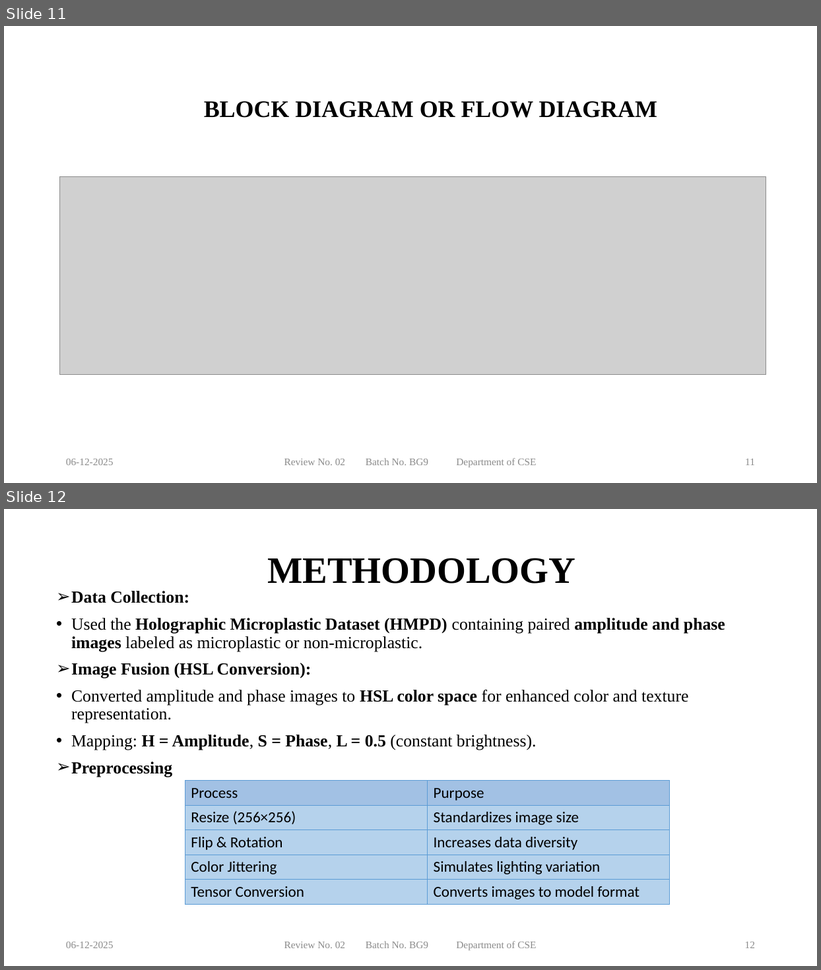
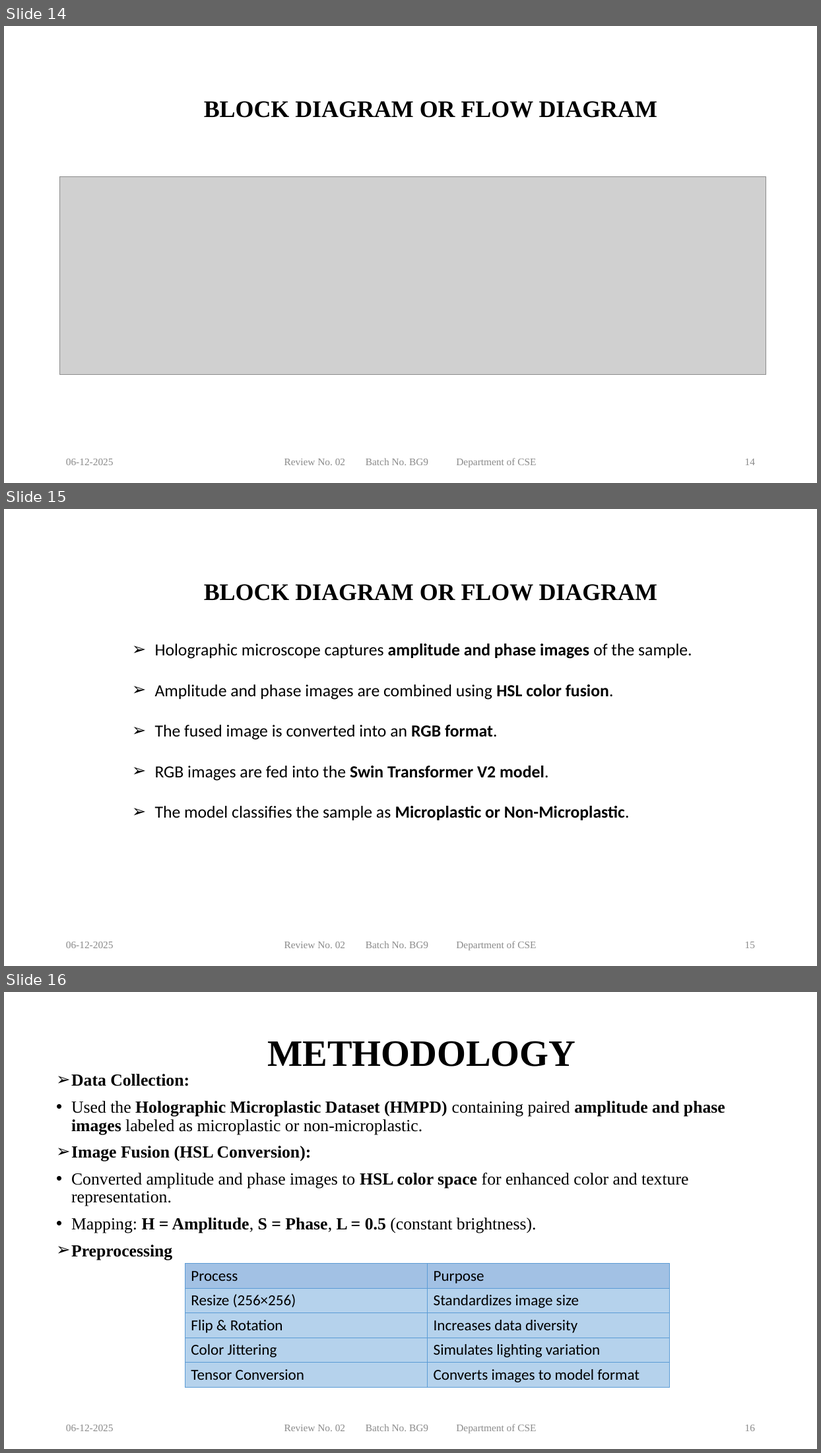
Before and after one commit to NEC-CSE-Projects-2022/BG9, a slide deck: Documents/BG9_PPT.pptx. Shown one above the other, each under a label of ours: slides 11 and 12 before the commit, slides 14, 15 and 16 after it. The pictures are 821x970 and 821x1453 pixels, drawn with LibreOffice and Linux fonts; fonts in the diff are those of the drawing; grey boxes stand for pictures; background and template pictures are left out. Boxes give left, top, right and bottom in pixels: in the first picture for what was removed or moved away, otherwise in the second. Text is boxed around its words. In the diff, an @@ line names an element or a change of style, - is before the commit and + after.

```diff
--- a/Documents/BG9_PPT.pptx
+++ b/Documents/BG9_PPT.pptx
@@ slide 15 added at [4,509,817,966], background #FFFFFF @@
@@ title added at [204,584,657,601], 28 pt, text #000000, bold @@
+BLOCK DIAGRAM OR FLOW DIAGRAM
@@ text added at [155,644,692,821], 20 pt, text #000000 @@
+➢ Holographic microscope captures amplitude and phase images of the sample.
+➢ Amplitude and phase images are combined using HSL color fusion.
+➢ The fused image is converted into an RGB format.
+➢ RGB images are fed into the Swin Transformer V2 model.
+➢ The model classifies the sample as Microplastic or Non-Microplastic.
@@ text added at [66,942,114,949], 12 pt, text #8C8C8C @@
+06-12-2025
@@ text added at [284,941,536,951], 12 pt, text #8C8C8C @@
+Review No. 02 Batch No. BG9 Department of CSE
@@ page number added at [745,942,755,949], 12 pt, text #8C8C8C @@
+15
@@ what was slide 11 is now slide 14 @@
@@ page number at [745,459,755,466]: text changed @@
-11
+14
@@ what was slide 12 is now slide 16 @@
@@ page number at [745,1425,755,1432]: text changed @@
-12
+16
```
Also in this commit, not shown: 7 slides changed, 7 other slides added, 1 other file.
